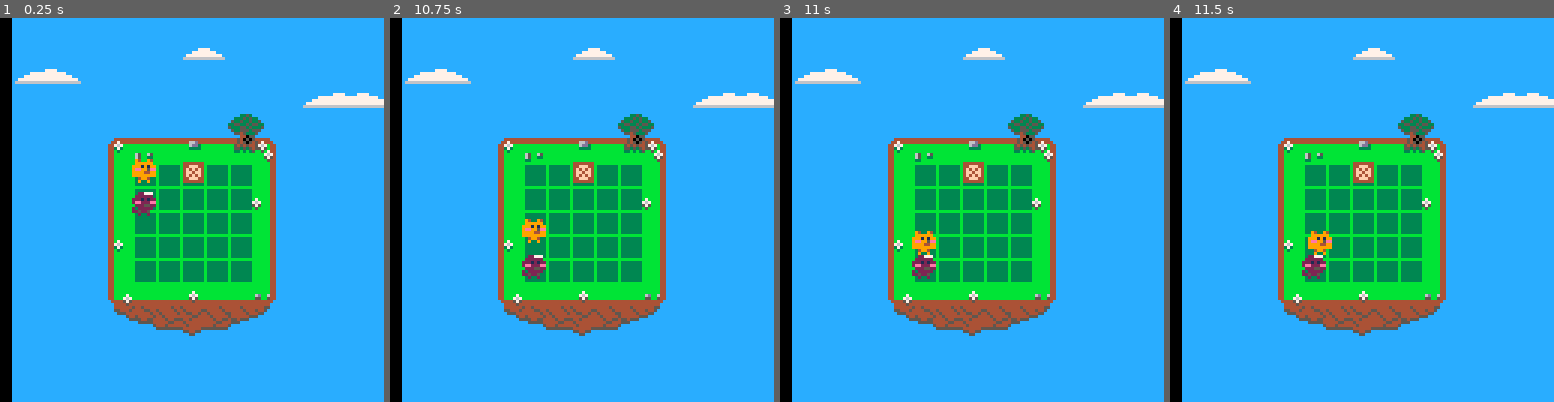
Above: before the commit, frames 1-4 (left to right).
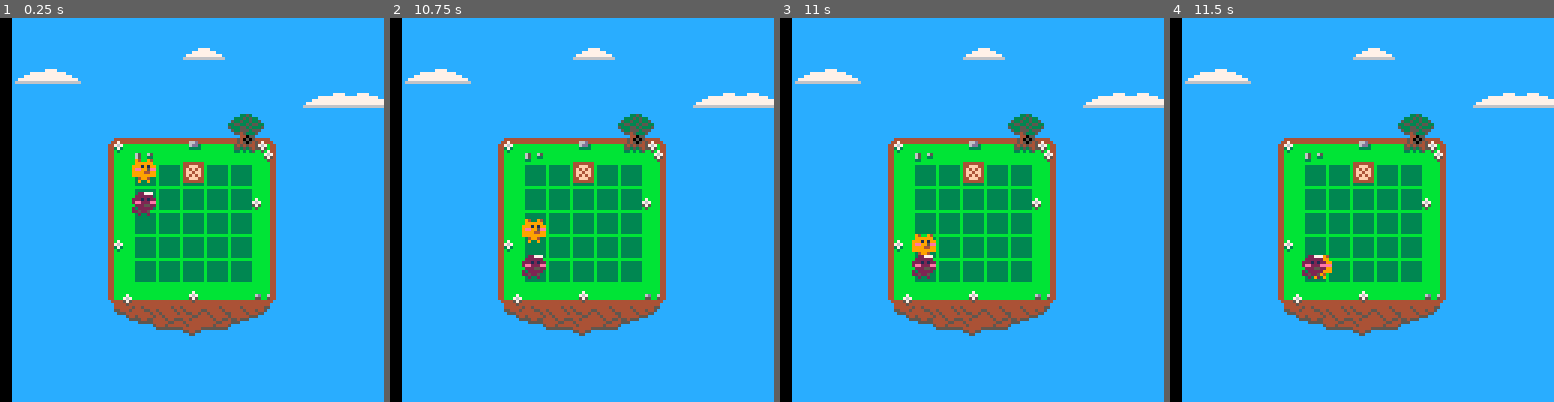
Above: after the commit, the same moments.

Repository: accidentalrebel/pico8-pop-puff
Game: PICO-8 cartridge pop-puff.p8
Two runs of this game, one before a commit and one after it. Both use one fixed random seed, a clock stepped at 60 frames per second and the inputs below.
Inputs:
- Up to frame 1 (0.25 s): no input
- Up to frame 2 (10.75 s): hold Left 1.97-2.37 s; hold Down 2.42-2.82 s; hold Right 2.87-3.53 s; hold Up 3.58-4.08 s; hold Right 4.13-4.53 s; hold Down 4.58-5.08 s; hold Left 5.13-5.8 s; hold Up 5.85-6.18 s; hold Left 6.23-6.63 s; hold Down 6.68-7.08 s; hold Right 7.13-7.8 s; hold Up 7.85-8.35 s; hold Right 8.4-8.8 s; hold Down 8.85-9.35 s; hold Left 9.4-10.07 s; hold Up 10.12-10.45 s; hold Left from 10.5 s (still down)
- Up to frame 3 (11 s): release Left at 10.9 s; hold Down from 10.95 s (still down)
- Up to frame 4 (11.5 s): release Down at 11.35 s; hold Right from 11.4 s (still down)

Frames 1-2 are identical in both runs. In frame 3, 0.2% of the frame differs, in the area x 34-41%, y 55-62%; in frame 4, 0.4%, in the area x 35-43%, y 55-68%.

Commit message:
Get child of type function.

Diff:
--- a/pop-puff.p8
+++ b/pop-puff.p8
@@ -250,6 +250,24 @@
    end
 end
 
+function get_child_of_type(tile, types)
+   if type(types) != "table" then
+      types = {types}
+   end
+   local child = nil
+   local typ = nil
+   for i=0,#tile.children,1 do
+      child=tile.children[i]
+      for j=0,#types,1 do
+	 typ = types[j]
+	 if child != nil and child.tag == typ then
+	    return child
+	 end
+      end
+   end
+   return nil
+end
+
 function can_move_to_tile(obj,target_tile)
    printh("Checking if " .. obj.tag .. " can move to next tile...")
    if target_tile == nil then
@@ -258,10 +276,14 @@
       printh(#target_tile.children)
       if #target_tile.children <= 0 then
       	 return true
-      end
-      -- else
-      -- 	 return can_move_to_next_tile(t)
-      -- end
+      else
+	 local child = get_child_of_type(target_tile,_box)
+	 if child == nil then
+	    return true
+	 else
+	    return false
+	 end
+      end
    end
 end
 
@@ -582,9 +604,6 @@
 
 
 
-__gff__
-0000000000000000000000000000000000000000000000000000000000000000000000000000000000000000000000000000000000000000000000000000000000000000000000000000000000000000000000000000000000000000000000000000000000000000000000000000000000000000000000000000000000000000
-0000000000000000000000000000000000000000000000000000000000000000000000000000000000000000000000000000000000000000000000000000000000000000000000000000000000000000000000000000000000000000000000000000000000000000000000000000000000000000000000000000000000000000
 __map__
 0808080808080808080808080808080800000000000000000000000000000000000000000000000000000000000000000000000000000000000000000000000000000000000000000000000000000000000000000000000000000000000000000000000000000000000000000000000000000000000000000000000000000000
 08080808080808090b0808080808080800000000000000000000000000000000000000000000000000000000000000000000000000000000000000000000000000000000000000000000000000000000000000000000000000000000000000000000000000000000000000000000000000000000000000000000000000000000
Not shown, changed: the sound effects (__sfx__) section of pop-puff.p8
